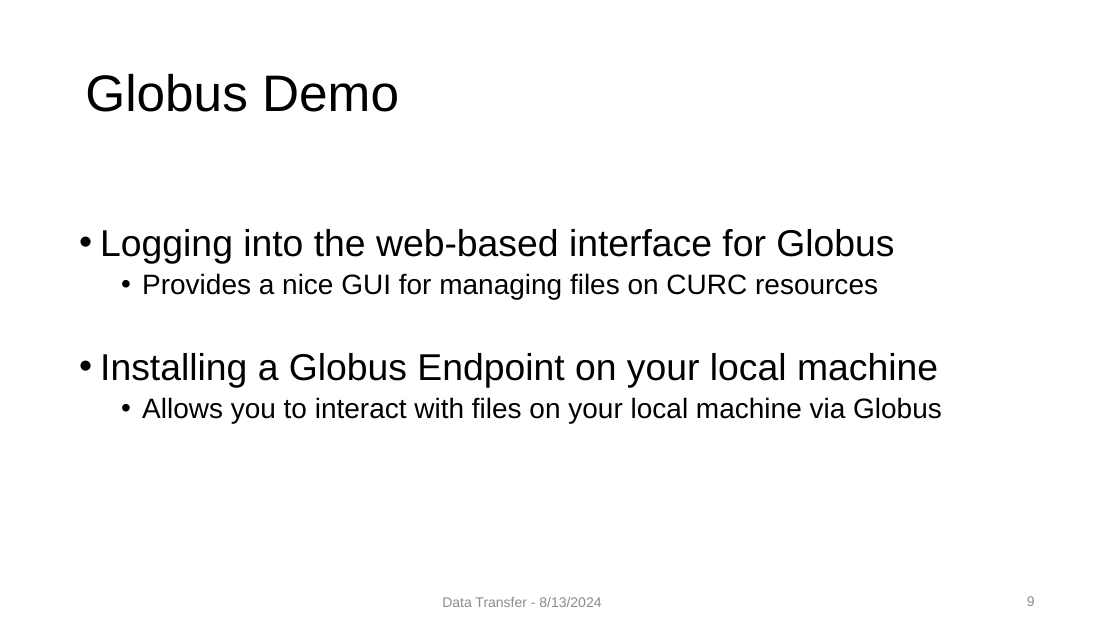
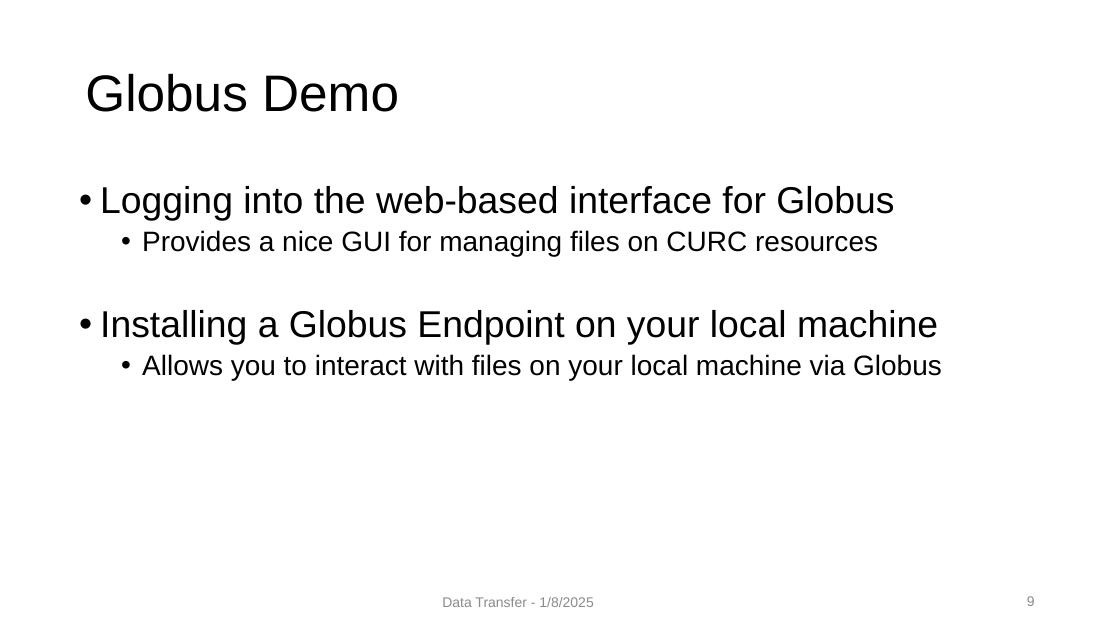
Before and after one commit to mohalkh5/hpc_fundamentals_micro_credential, a slide deck: slide 9 of transferring_data/File_transfer.pptx. Drawn at 1120x630 pixels with LibreOffice and Linux fonts; fonts in the diff are those of the drawing; background and template pictures are left out. Boxes give left, top, right and bottom in pixels: in the first picture for what was removed or moved away, otherwise in the second. Text is boxed around its words. In the diff, an @@ line names an element or a change of style, - is before the commit and + after.

Commit message:
Updating File_Transfer.pdf and File_Transfer.pptx (#12)
* Updating File_Transfer.pdf and File_Transfer.pptx

c1: Updates made:
 - updated the date
 - added UST slide
 - fixed 2 links for RTD

c2: Updating File_Transfer.pdf and File_Transfer.pptx
 - removed UST slide

```diff
--- a/transferring_data/File_transfer.pptx
+++ b/transferring_data/File_transfer.pptx
@@ text "Logging into the web-based interface ...": place and size @@
-text "Logging into the web-based interface ..." at [100,229,942,423]
+text "Logging into the web-based interface ..." at [100,186,942,380]
@@ text at [442,597,593,607]: text changed @@
-Data Transfer - 8/13/2024
+Data Transfer - 1/8/2025
```
Also in this commit, not shown: 19 other slides changed, 1 other file.
